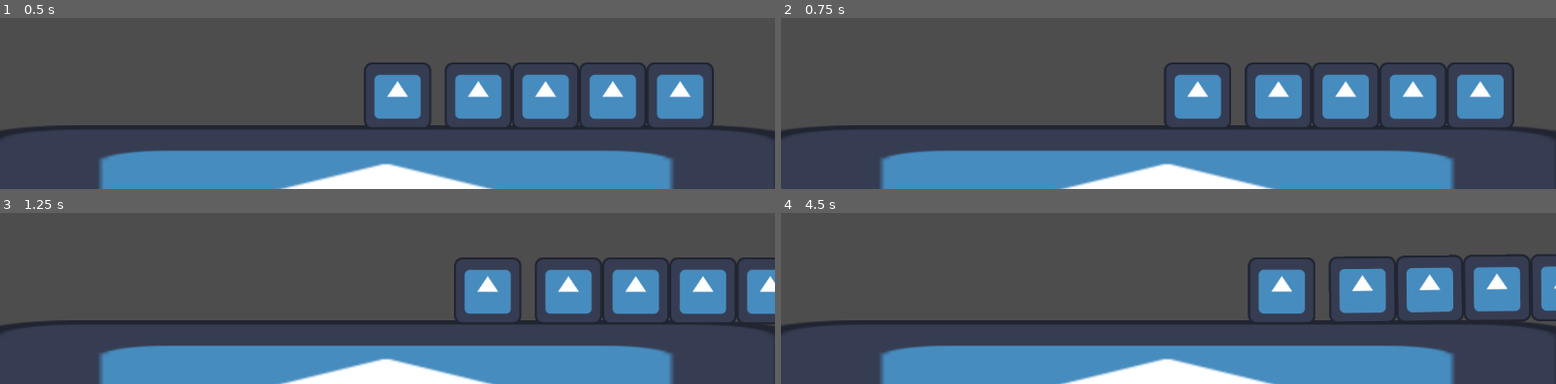
Above: before the commit, frames 1-4 (two rows, left to right).
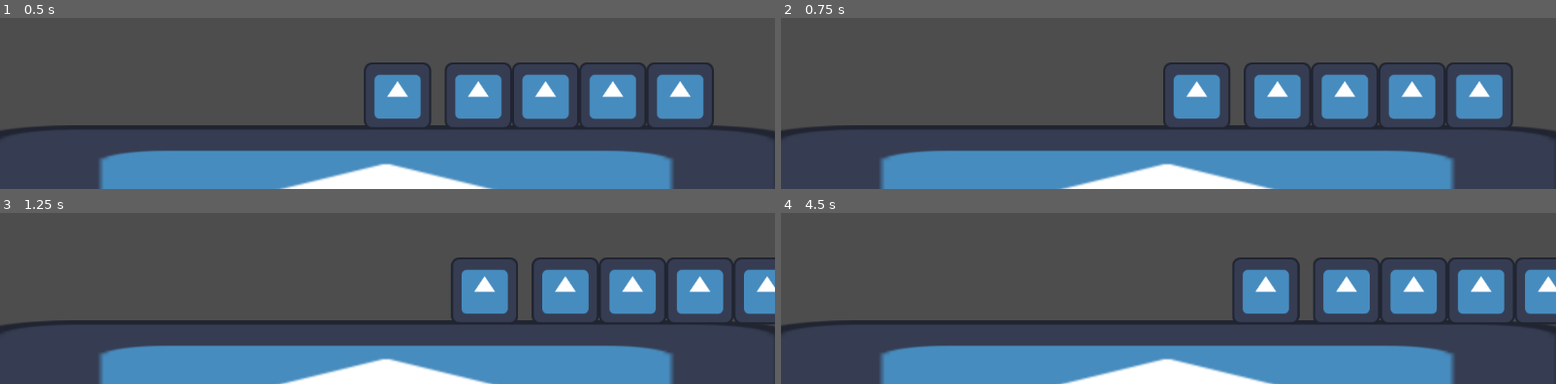
Above: after the commit, the same moments.

Repository: jkkivenko/james-gam-249
Game: Godot game, scene res://Scenes/jamess.tscn
Two runs of this game, one before a commit and one after it. Both use one fixed random seed, a clock stepped at 60 frames per second and the inputs below. This scene is started directly instead of the project's main scene. The engine's default icon, where the game draws it, is replaced by a stand-in: a white triangle on a blue panel in a dark square.
Inputs:
- Up to frame 1 (0.5 s): no input
- Up to frame 2 (0.75 s): hold D (Move Right) from 0.53 s (still down); hold Right (Swing Clockwise) from 0.53 s (still down)
- Up to frame 3 (1.25 s): keep holding D (Move Right); keep holding Right (Swing Clockwise)
- Up to frame 4 (4.5 s): release D (Move Right) at 1.28 s; release Right (Swing Clockwise) at 1.28 s; hold A (Move Left) 1.28-2.03 s; tap Left (Swing Counterclockwise) at 1.35, 2.85, 4.35 s; hold Right (Swing Clockwise) 2.03-2.78 s; hold D (Move Right) 2.03-3.53 s; hold Right (Swing Clockwise) 3.53-4.28 s; hold A (Move Left) from 3.53 s (still down)

Frame 1 is identical in both runs. In frame 2, 1.1% of the frame differs, in the area x 49-95%, y 27-64%; in frame 3, 2.9%; in frame 4, 7.9%, in the area x 58-100%, y 24-65%.

Commit message:
Add hammer to character

Diff:
--- a/Scenes/block.tscn
+++ b/Scenes/block.tscn
@@ -9,6 +9,7 @@
 [node name="Block" type="CollisionShape2D"]
 shape = SubResource("RectangleShape2D_fsd7l")
 script = ExtResource("1_ejx3s")
+mass = 0.1
 
 [node name="Sprite2D" type="Sprite2D" parent="."]
 scale = Vector2(0.784, 0.784)
--- a/game.tscn
+++ b/Scenes/game.tscn
@@ -1,9 +1,8 @@
-[gd_scene load_steps=8 format=3 uid="uid://dh21wubx1odjb"]
+[gd_scene load_steps=7 format=3 uid="uid://dh21wubx1odjb"]
 
-[ext_resource type="Texture2D" uid="uid://vsh53w0kddj4" path="res://icon.svg" id="1_80nbo"]
-[ext_resource type="Script" uid="uid://c7nur06hfx4mf" path="res://player_controller.gd" id="2_e2o6t"]
-[ext_resource type="Texture2D" uid="uid://d1hiuc0dcaa7n" path="res://art/protag.png" id="3_fc0e3"]
-[ext_resource type="Script" uid="uid://cgciptackg8nh" path="res://Scripts/enemy.gd" id="3_feb5d"]
+[ext_resource type="Texture2D" uid="uid://vsh53w0kddj4" path="res://icon.svg" id="1_wrm1d"]
+[ext_resource type="PackedScene" uid="uid://dl8yi5v1vwkq3" path="res://Scenes/player.tscn" id="2_3dryh"]
+[ext_resource type="Script" uid="uid://cu5yompuo8gcb" path="res://Scripts/enemy.gd" id="3_wowpa"]
 
 [sub_resource type="RectangleShape2D" id="RectangleShape2D_e2o6t"]
 size = Vector2(1234, 191)
@@ -23,30 +22,17 @@
 
 [node name="Sprite2D" type="Sprite2D" parent="StaticBody2D"]
 scale = Vector2(9.6406, 1.57813)
-texture = ExtResource("1_80nbo")
+texture = ExtResource("1_wrm1d")
 
-[node name="Player" type="RigidBody2D" parent="."]
+[node name="Player" parent="." instance=ExtResource("2_3dryh")]
 position = Vector2(591, 450)
-mass = 0.1
-physics_material_override = SubResource("PhysicsMaterial_e2o6t")
-lock_rotation = true
-script = ExtResource("2_e2o6t")
-movement_force_magnitude = 600.0
-max_movement_speed = 500.0
-
-[node name="CollisionShape2D" type="CollisionShape2D" parent="Player"]
-shape = SubResource("RectangleShape2D_80nbo")
-
-[node name="Sprite2D" type="Sprite2D" parent="Player"]
-scale = Vector2(0.237, 0.237)
-texture = ExtResource("3_fc0e3")
 
 [node name="Enemy" type="RigidBody2D" parent="."]
 position = Vector2(1016, 460)
 mass = 0.1
 physics_material_override = SubResource("PhysicsMaterial_e2o6t")
 lock_rotation = true
-script = ExtResource("3_feb5d")
+script = ExtResource("3_wowpa")
 
 [node name="CollisionShape2D" type="CollisionShape2D" parent="Enemy"]
 shape = SubResource("RectangleShape2D_80nbo")
--- a/Scenes/hammer.tscn
+++ b/Scenes/hammer.tscn
@@ -1,9 +1,7 @@
-[gd_scene load_steps=8 format=3 uid="uid://b81b7gfiot1ei"]
+[gd_scene load_steps=5 format=3 uid="uid://b81b7gfiot1ei"]
 
 [ext_resource type="Script" uid="uid://b8jlnpiwhkovb" path="res://Scripts/weapon_pivot.gd" id="1_010gp"]
 [ext_resource type="Texture2D" uid="uid://vsh53w0kddj4" path="res://icon.svg" id="2_l8gpf"]
-[ext_resource type="PackedScene" uid="uid://dafcgwkvmg08y" path="res://Scenes/block.tscn" id="2_nvmri"]
-[ext_resource type="Script" uid="uid://cl1xu3it2xahs" path="res://Scripts/block.gd" id="4_ry3hk"]
 
 [sub_resource type="PhysicsMaterial" id="PhysicsMaterial_itlcx"]
 friction = 0.1
@@ -11,17 +9,11 @@
 [sub_resource type="RectangleShape2D" id="RectangleShape2D_mb55d"]
 size = Vector2(100, 100)
 
-[sub_resource type="RectangleShape2D" id="RectangleShape2D_fsd7l"]
-size = Vector2(100, 100)
-
-[node name="Weapon" type="RigidBody2D"]
-mass = 2.1
+[node name="Hammer" type="RigidBody2D"]
+mass = 0.1
 physics_material_override = SubResource("PhysicsMaterial_itlcx")
 script = ExtResource("1_010gp")
-components = Dictionary[Vector2i, PackedScene]({
-Vector2i(0, 0): ExtResource("2_nvmri"),
-Vector2i(1, 0): ExtResource("2_nvmri")
-})
+shwing_force = 2000.0
 
 [node name="Hilt" type="CollisionShape2D" parent="."]
 position = Vector2(120, 0)
@@ -30,13 +22,3 @@
 [node name="HiltSprite" type="Sprite2D" parent="Hilt"]
 scale = Vector2(0.7813, 0.7813)
 texture = ExtResource("2_l8gpf")
-
-[node name="Block3" type="CollisionShape2D" parent="." instance=ExtResource("2_nvmri")]
-position = Vector2(220, 0)
-shape = SubResource("RectangleShape2D_fsd7l")
-script = ExtResource("4_ry3hk")
-
-[node name="Block4" type="CollisionShape2D" parent="." instance=ExtResource("2_nvmri")]
-position = Vector2(320, 0)
-shape = SubResource("RectangleShape2D_fsd7l")
-script = ExtResource("4_ry3hk")
--- /dev/null
+++ b/Scenes/player.tscn
@@ -0,0 +1,31 @@
+[gd_scene load_steps=6 format=3 uid="uid://dl8yi5v1vwkq3"]
+
+[ext_resource type="Script" uid="uid://dvy0hwhhqi1oy" path="res://player_controller.gd" id="1_cvnsp"]
+[ext_resource type="Texture2D" uid="uid://d1hiuc0dcaa7n" path="res://art/protag.png" id="2_6t5aa"]
+[ext_resource type="PackedScene" uid="uid://b81b7gfiot1ei" path="res://Scenes/hammer.tscn" id="3_6t5aa"]
+
+[sub_resource type="PhysicsMaterial" id="PhysicsMaterial_e2o6t"]
+
+[sub_resource type="RectangleShape2D" id="RectangleShape2D_80nbo"]
+size = Vector2(100, 100)
+
+[node name="Player" type="RigidBody2D"]
+physics_material_override = SubResource("PhysicsMaterial_e2o6t")
+lock_rotation = true
+script = ExtResource("1_cvnsp")
+movement_force_magnitude = 600.0
+max_movement_speed = 500.0
+
+[node name="CollisionShape2D" type="CollisionShape2D" parent="."]
+shape = SubResource("RectangleShape2D_80nbo")
+
+[node name="Sprite2D" type="Sprite2D" parent="."]
+scale = Vector2(0.237, 0.237)
+texture = ExtResource("2_6t5aa")
+
+[node name="PinJoint2D" type="PinJoint2D" parent="."]
+node_a = NodePath("..")
+node_b = NodePath("../Hammer")
+
+[node name="Hammer" parent="." instance=ExtResource("3_6t5aa")]
+shwing_force = 500000.0
--- a/Scripts/weapon_pivot.gd
+++ b/Scripts/weapon_pivot.gd
@@ -5,6 +5,11 @@
 @export var shwing_force : float = 200000
 ## Revs per sex
 @export var max_rotation_speed : float = 2
+## The mass of the hilt in kgs
+@export var hilt_mass : float = 0.1:
+	set(new):
+		hilt_mass = new
+		mass = hilt_mass
 ## Key: a location in the tool. Value: What item is at that location
 @export var components : Dictionary[Vector2i, PackedScene]:
 	set(new):
@@ -23,7 +28,7 @@
 	for child in get_children():
 		if child is HammerComponent:
 			child.queue_free()
-		mass = 0.1
+		mass = hilt_mass
 	for location in components.keys():
 		var component : HammerComponent = components[location].instantiate()
 		add_child(component, true)
Renamed: block_entity.tscn -> Scenes/block_entity.tscn
Not shown: 1 places in Scenes/game.tscn that only renumber resources
